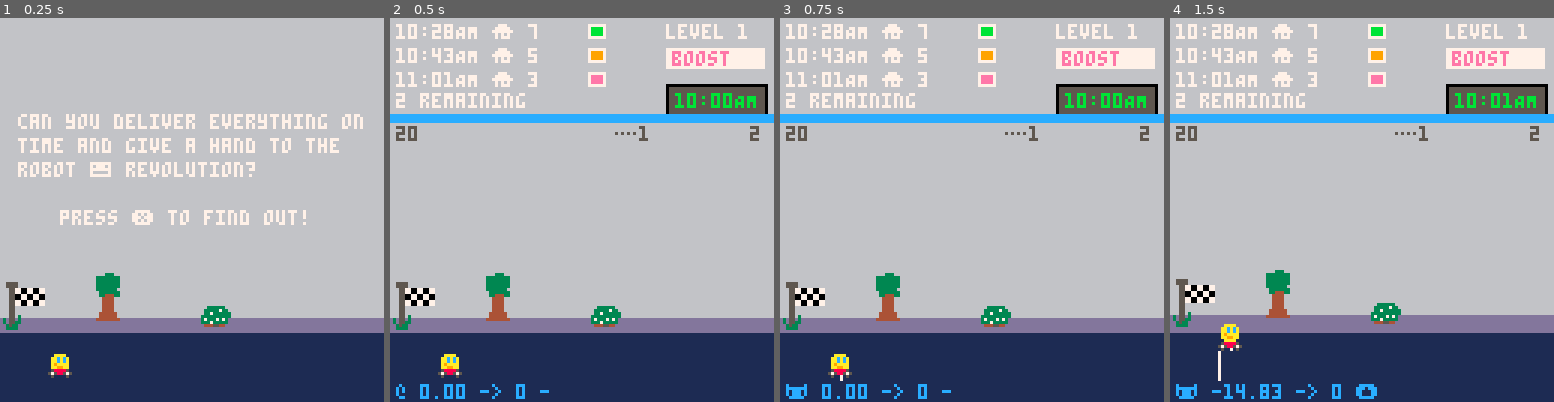
Above: before the commit, frames 1-4 (left to right).
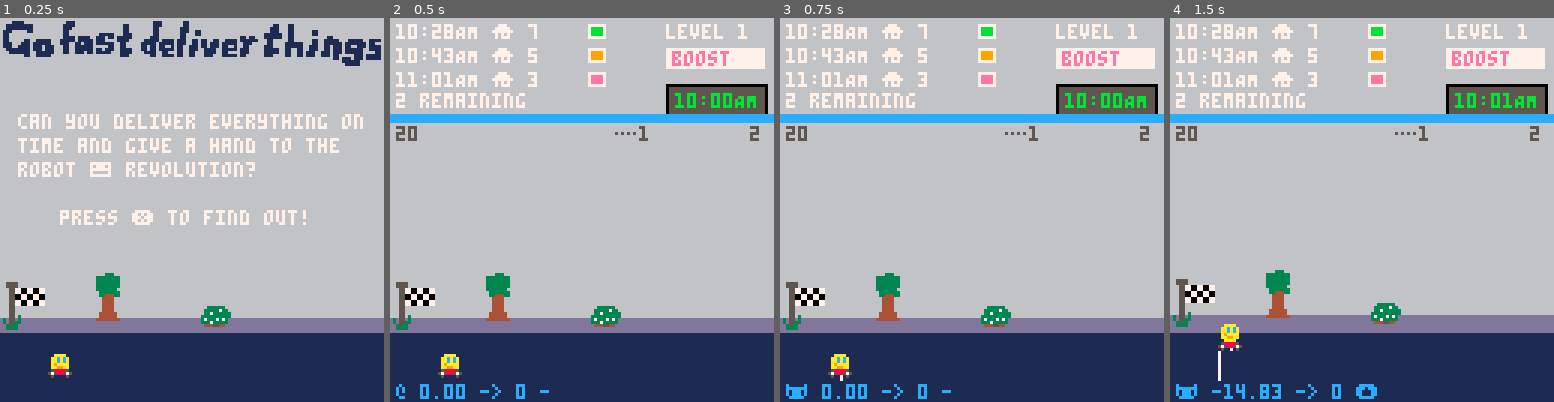
Above: after the commit, the same moments.

Repository: broquaint/pico8-carts
Game: PICO-8 cartridge racer.p8
The game is run twice, just before and just after one commit, with the same random seed, the same clock (stepped at 60 frames per second) and the same inputs.
Inputs:
- Up to frame 1 (0.25 s): no input
- Up to frame 2 (0.5 s): tap X (X key) at 0.33 s
- Up to frame 3 (0.75 s): tap O (Z key) at 0.7 s
- Up to frame 4 (1.5 s): tap X (X key) at 1.07 s

The runs differ from the first frame. In frame 1, 3.7% of the frame differs, in the area x 0-100%, y 0-13%; in frame 2, nothing differs; in frame 3, nothing differs; in frame 4, nothing differs.

Commit message:
Give the game a title

Diff:
--- a/racer.p8
+++ b/racer.p8
@@ -51,6 +51,8 @@
 g_tile_size = 32
 
 r_step = 1 / 360
+
+spr_title = { 0, 96, 128, 16 }
 
 spr_tree    = { 0,  32, 8,  16 }
 spr_shrub   = { 8,  32, 16, 8  }
@@ -1122,6 +1124,7 @@
    if game_state == game_state_delivering or game_state == game_state_level_done then
       draw_ewe_ai()
    elseif game_state == game_state_menu then
+      render_sprite(spr_title, 0, 0)
       -- print('can you do all your deliveries', 2, 32, white)
       print('can you deliver everything on', 6, 32, white)
       print('time and give a hand to the', 6, 40, white)
Not shown, changed: 96 lines of the sprite sheet (__gfx__) section of racer.p8
